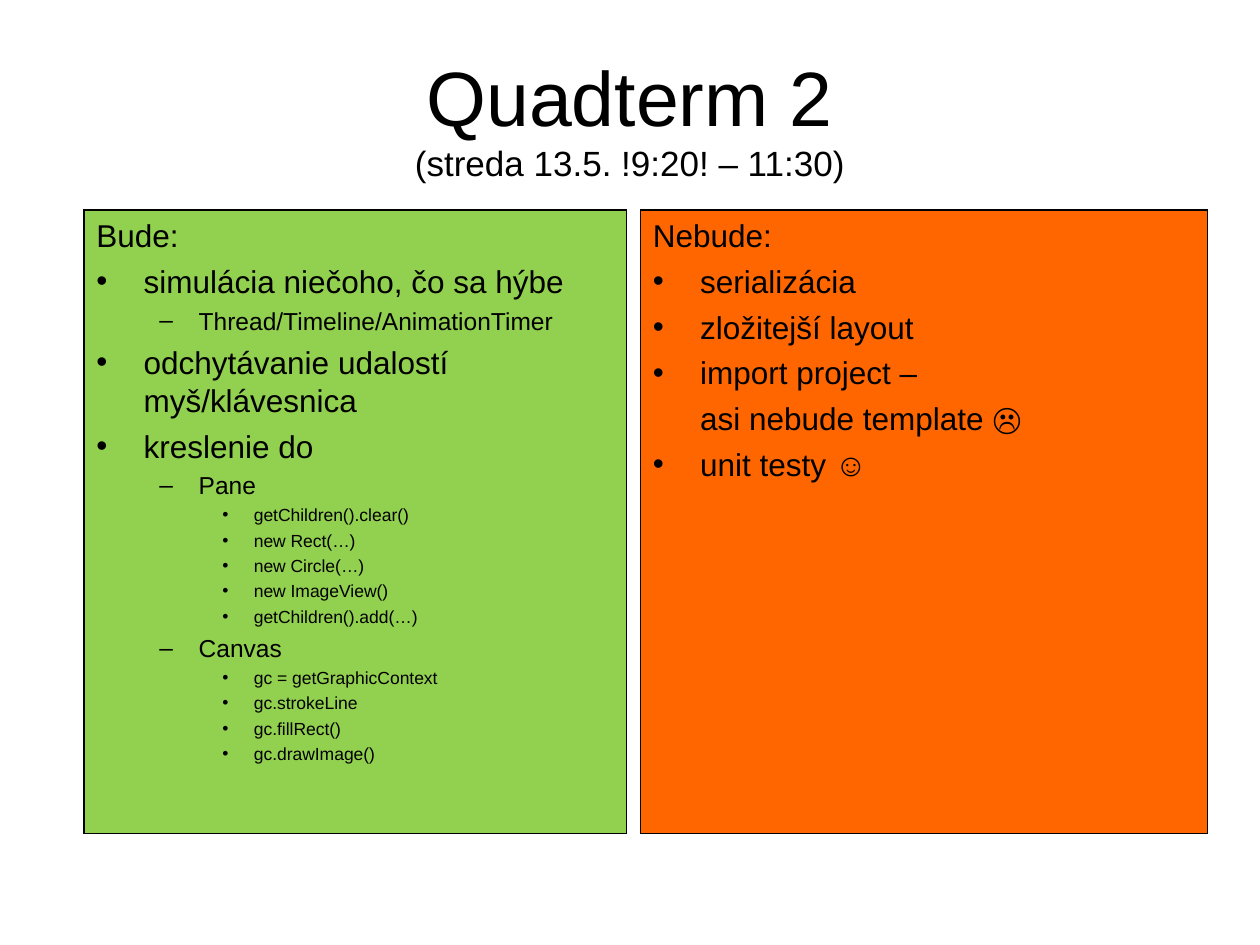
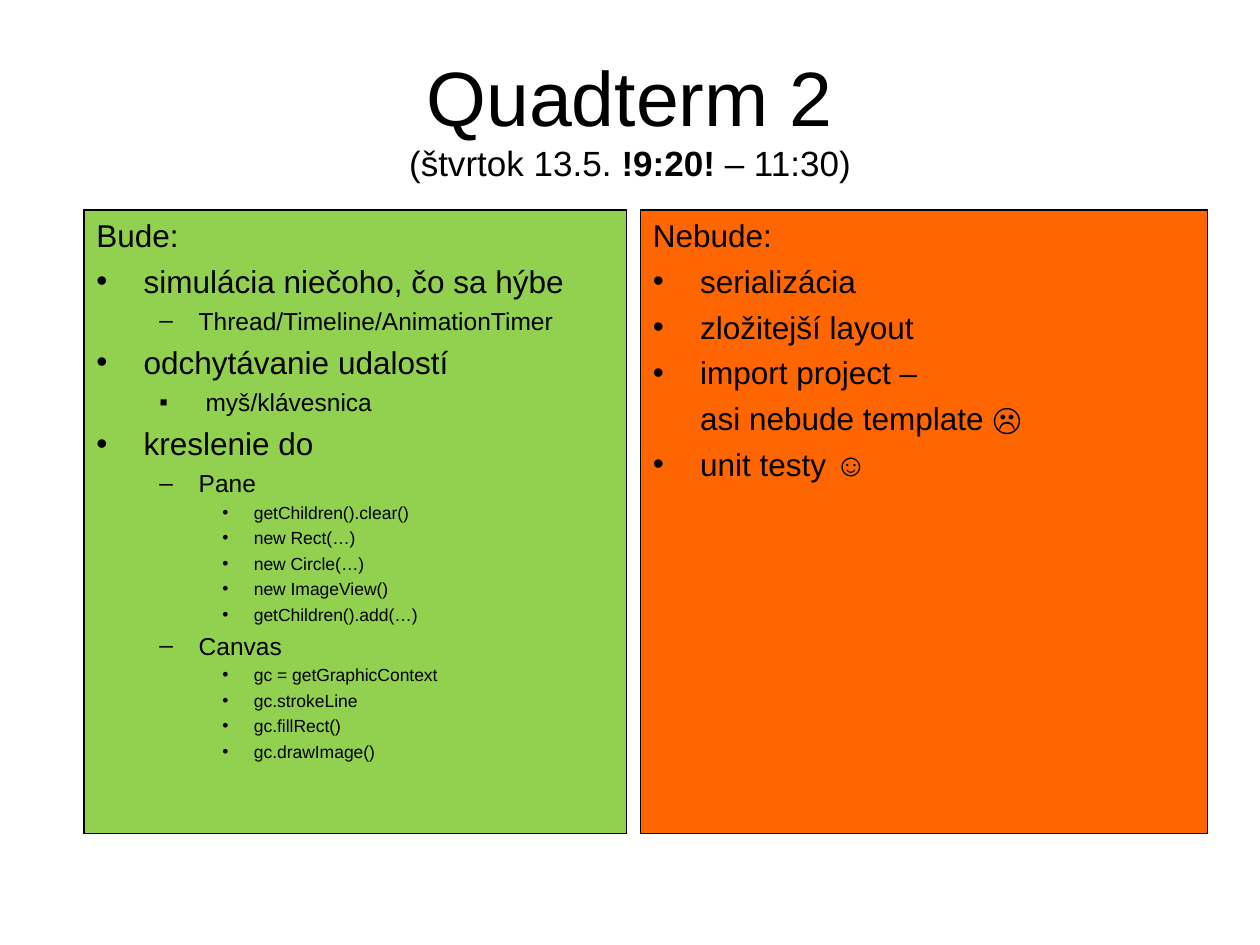
Before and after one commit to Programovanie4/Prednasky, a slide deck: slide 1 of 12/12_java.ppt. Drawn at 1260x945 pixels with LibreOffice and Linux fonts; fonts in the diff are those of the drawing. Boxes give left, top, right and bottom in pixels: in the first picture for what was removed or moved away, otherwise in the second. Text is boxed around its words. In the diff, an @@ line names an element or a change of style, - is before the commit and + after.

```diff
--- a/12/12_java.ppt
+++ b/12/12_java.ppt
@@ title at <box>409,70,851,183</box>: text changed @@
-Quadterm 2
-(streda 13.5. !9:20! – 11:30)
+Quadterm 2
+(štvrtok 13.5. !9:20! – 11:30)
@@ text in rectangle at <box>206,393,372,416</box>: text changed @@
-• odchytávanie udalostí myš/klávesnica
+• odchytávanie udalostí
+  ▪ myš/klávesnica
```
Also in this commit, not shown: 4 other files.
